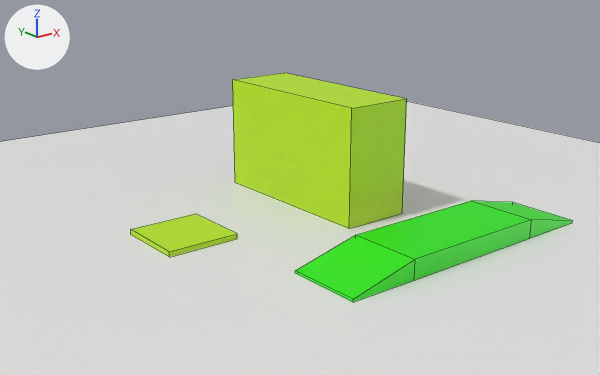
An edit to the Blender file assets/map/map.blend, drawn before and after from the same camera.
Before and after are seen from a 50 mm lens placed at (-12.54, -15.66, 7.69), pointed at (0.64, 0.82, 1.1). Lighting does not change. The marker at upper left points along +X, +Y and +Z. Mesh edges are drawn as thin lines.
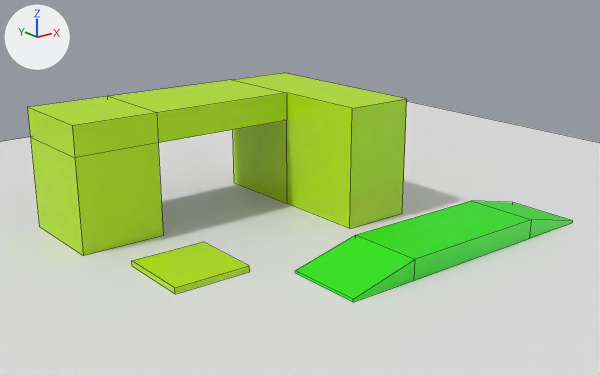
The newer file is also turned or shifted as a whole; pictures and numbers use the older file's frame.

Patch to the scene script:
```diff
--- a/assets/map/map.blend.py
+++ b/assets/map/map.blend.py
@@ me_cube_003 @@
 # used by ob_cube_003; location = (2.57, 0.86, 1.0)
-me_cube_003.from_pydata(...)  # 8 vertices, 6 faces; spans x -1.0..1.0, y -1.0..4.4, z -1.0..2.27
+me_cube_003.from_pydata(...)  # 24 vertices, 20 faces; spans x -7.41..1.01, y -1.01..4.41, z -1.0..2.27
+# me_cube_003 part 1: the whole mesh is rebuilt
 me_cube_003.materials.append(mat_material_003)
@@ ob_cube_001 @@
 ob_cube_001 = bpy.data.objects.new('Cube.001', me_cube_001)
-ob_cube_001.location = (-2.2, 2.11, 1.0)
+ob_cube_001.location = (-3.2, 0.16, 1.0)
```

What differs and where, as boxes [x1, y1, x2, y2] in the pictures (600 x 375 px):
'Cube.003', reshaped (118% wider, 17% taller): before [233, 73, 407, 229]; after [27, 73, 407, 256]
'Cube.001', moved: before [131, 214, 237, 257]; after [132, 242, 250, 294]
